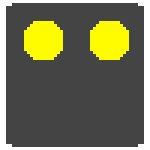
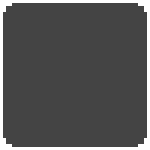
Layered file, before and after one edit (150x150). Changes by layer:
hid "Background copy #2", painted on it over [24, 21, 129, 60]
showed "Background copy #3", painted on it over [3, 12, 147, 138]
